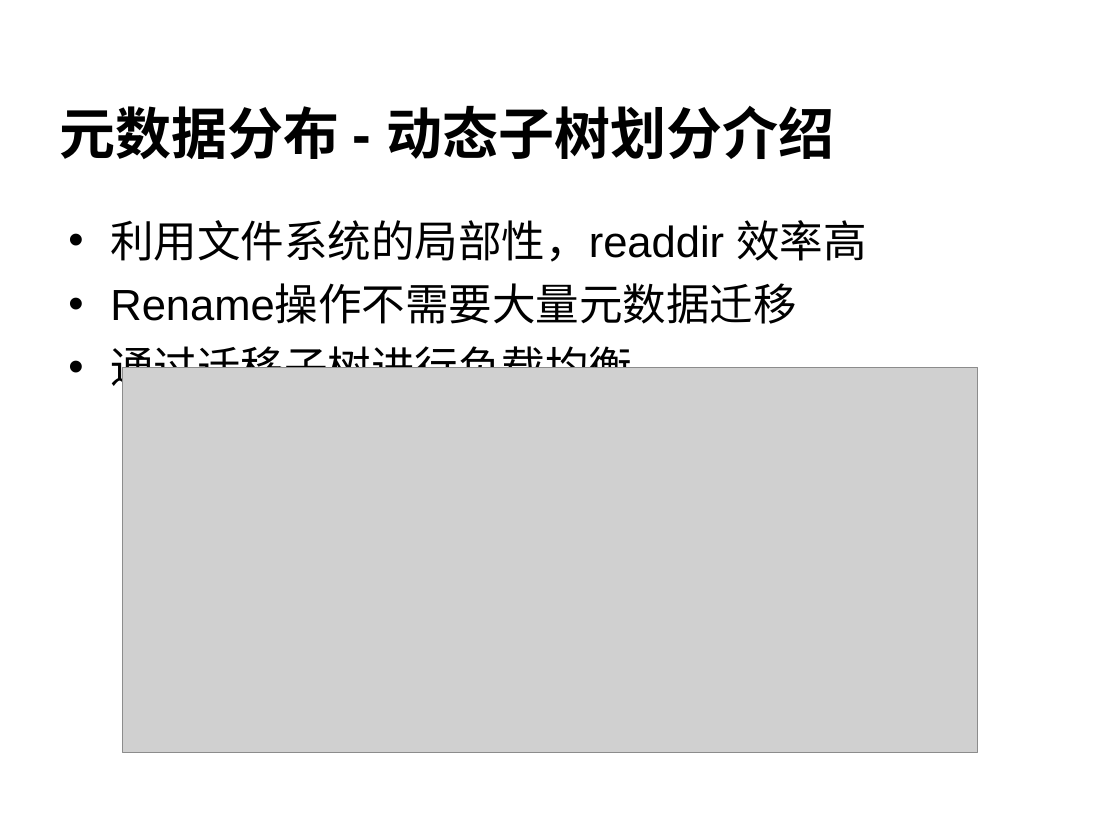
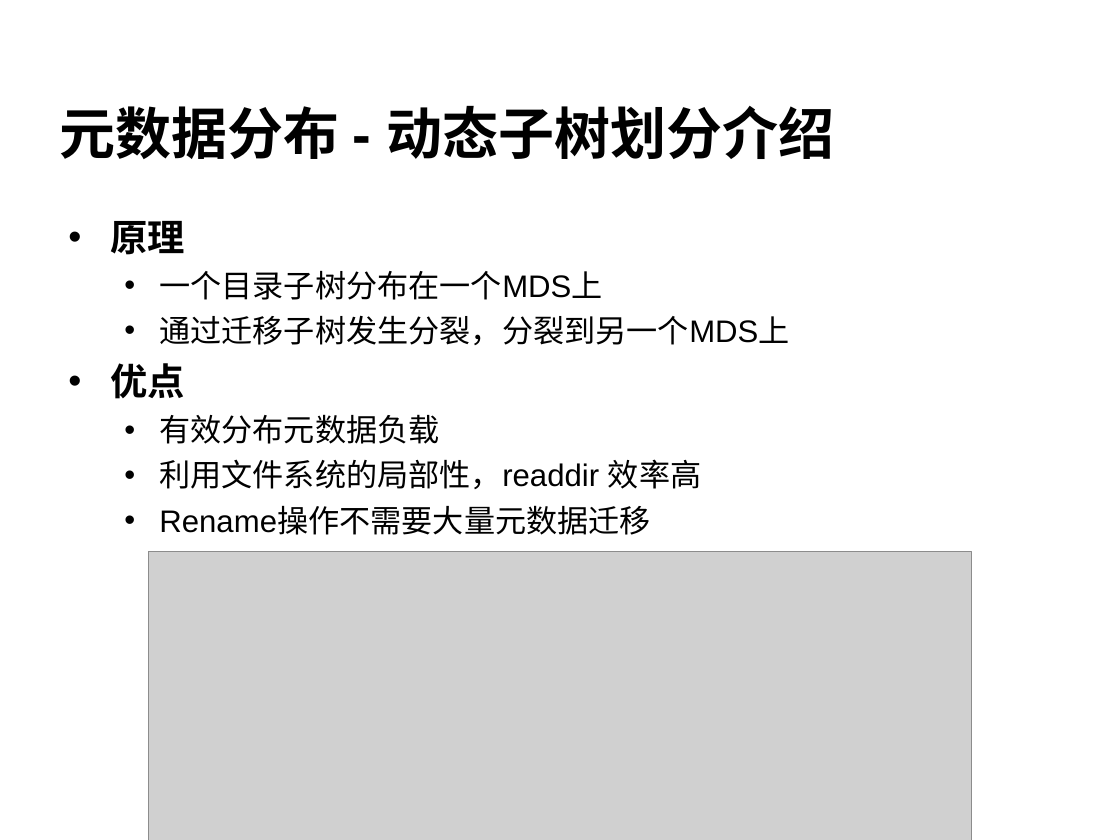
Before and after one commit to cheliequan/idning-paper, a slide deck: slide 11 of draft/答辩.ppt (slide 14 before the commit). Drawn at 1120x840 pixels with LibreOffice and Linux fonts; fonts in the diff are those of the drawing; grey boxes stand for pictures; background and template pictures are left out. Boxes give left, top, right and bottom in pixels: in the first picture for what was removed or moved away, otherwise in the second. Text is boxed around its words. In the diff, an @@ line names an element or a change of style, - is before the commit and + after.

```diff
--- a/draft/答辩.ppt
+++ b/draft/答辩.ppt
@@ text at box(110, 221, 789, 444): paragraphs added @@
+• 原理
+  • 一个目录子树分布在一个MDS上
+  • 通过迁移子树发生分裂，分裂到另一个MDS上
+• 优点
+  • 有效分布元数据负载
@@ text at box(110, 339, 632, 394): paragraph removed @@
-• 通过迁移子树进行负载均衡
@@ text at box(159, 459, 701, 535): size 28 to 20 pt in "利用文件系统的局部性，readdir 效率高", "Rename操作不需要大量元数据迁移"; list level 1 to 2 in "利用文件系统的局部性，readdir 效率高"; list level 1 to 2 in "Rename操作不需要大量元数据迁移" @@
@@ picture: place and size @@
-picture at box(122, 367, 978, 753)
+picture at box(149, 551, 971, 840)
```
Also in this commit, not shown: 8 other slides changed, 1 slide added, 5 slides removed, 2 other files.
